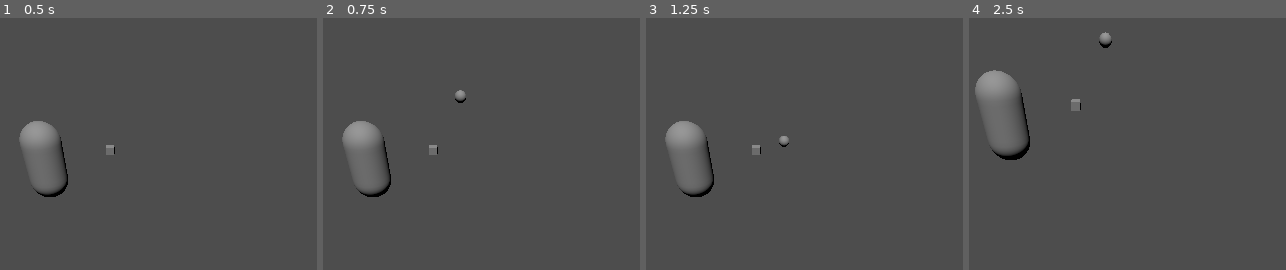
Above: before the commit, frames 1-4 (left to right).
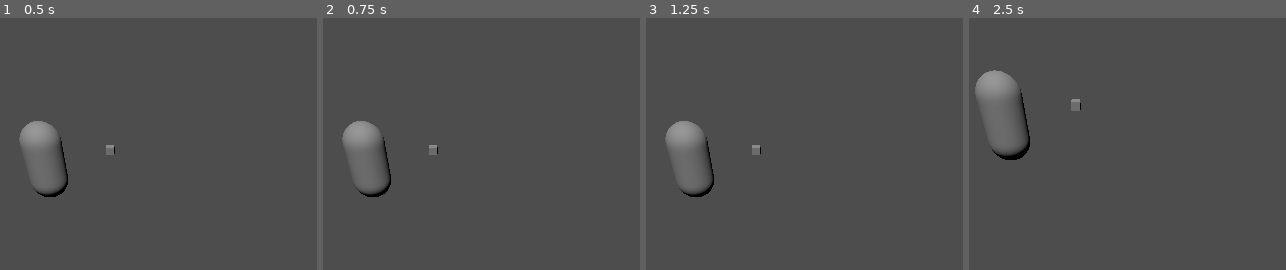
Above: after the commit, the same moments.

Repository: SaturnHafen/spleeef
Game: Godot game, scene res://scenes/level.tscn
The game is run twice, just before and just after one commit, with the same random seed, the same clock (stepped at 60 frames per second) and the same inputs.
Inputs:
- Up to frame 1 (0.5 s): no input
- Up to frame 2 (0.75 s): tap Enter at 0.5 s
- Up to frame 3 (1.25 s): no input
- Up to frame 4 (2.5 s): tap Space at 2 s

Frame 1 is identical in both runs. In frame 2, 0.1% of the frame differs, in the area x 41-46%, y 28-34%; in frame 3, less than 0.1%; in frame 4, 0.2%, in the area x 41-46%, y 5-12%.

Commit message:
granatenwerfer spawner

Diff:
--- a/scenes/Granate.tscn
+++ b/scenes/Granate.tscn
@@ -8,22 +8,20 @@
 
 [sub_resource type="SphereShape3D" id="SphereShape3D_jhfa2"]
 
-[node name="granate" type="Node3D"]
-
-[node name="RigidBody3D" type="RigidBody3D" parent="."]
+[node name="granate" type="RigidBody3D"]
 physics_material_override = SubResource("PhysicsMaterial_2gg4d")
 script = ExtResource("1_e25je")
 
-[node name="CollisionShape3D" type="CollisionShape3D" parent="RigidBody3D"]
+[node name="CollisionShape3D" type="CollisionShape3D" parent="."]
 transform = Transform3D(0.25, 0, 0, 0, 0.25, 0, 0, 0, 0.25, 0, 0, 0)
 shape = SubResource("SphereShape3D_jhfa2")
 
-[node name="CSGSphere3D" type="CSGSphere3D" parent="RigidBody3D"]
+[node name="CSGSphere3D" type="CSGSphere3D" parent="."]
 transform = Transform3D(0.25, 0, 0, 0, 0.25, 0, 0, 0, 0.25, 0, 0, 0)
 
-[node name="Timer" type="Timer" parent="RigidBody3D"]
+[node name="Timer" type="Timer" parent="."]
 wait_time = 5.0
 one_shot = true
 autostart = true
 
-[connection signal="timeout" from="RigidBody3D/Timer" to="RigidBody3D" method="on_timer_timeout"]
+[connection signal="timeout" from="Timer" to="." method="on_timer_timeout"]
--- a/scenes/item_spawner.tscn
+++ b/scenes/item_spawner.tscn
@@ -3,6 +3,21 @@
 [ext_resource type="Script" path="res://scripts/item_spawner.gd" id="1_5v503"]
 
 [sub_resource type="SphereShape3D" id="SphereShape3D_s2vr5"]
+
+[sub_resource type="Animation" id="Animation_q7p8m"]
+length = 0.001
+tracks/0/type = "value"
+tracks/0/imported = false
+tracks/0/enabled = true
+tracks/0/path = NodePath("Item:position")
+tracks/0/interp = 1
+tracks/0/loop_wrap = true
+tracks/0/keys = {
+"times": PackedFloat32Array(0),
+"transitions": PackedFloat32Array(1),
+"update": 0,
+"values": [Vector3(0, 0, 0)]
+}
 
 [sub_resource type="Animation" id="Animation_xlwcl"]
 resource_name = "idle"
@@ -19,21 +34,6 @@
 "transitions": PackedFloat32Array(1, 1, 1),
 "update": 0,
 "values": [Vector3(0, 0, 0), Vector3(0, 0.2, 0), Vector3(0, 0, 0)]
-}
-
-[sub_resource type="Animation" id="Animation_q7p8m"]
-length = 0.001
-tracks/0/type = "value"
-tracks/0/imported = false
-tracks/0/enabled = true
-tracks/0/path = NodePath("Item:position")
-tracks/0/interp = 1
-tracks/0/loop_wrap = true
-tracks/0/keys = {
-"times": PackedFloat32Array(0),
-"transitions": PackedFloat32Array(1),
-"update": 0,
-"values": [Vector3(0, 0, 0)]
 }
 
 [sub_resource type="AnimationLibrary" id="AnimationLibrary_5urbc"]
--- a/scenes/level.tscn
+++ b/scenes/level.tscn
@@ -2,8 +2,8 @@
 
 [ext_resource type="PackedScene" uid="uid://ds50rurer35xb" path="res://scenes/player.tscn" id="1_x5xcl"]
 [ext_resource type="PackedScene" uid="uid://c4yumdc3ig2i6" path="res://scenes/item_spawner.tscn" id="2_7j2rp"]
-[ext_resource type="PackedScene" uid="uid://bj46hnc15duu3" path="res://scenes/Granate.tscn" id="2_clwrk"]
-[ext_resource type="PackedScene" uid="uid://cxs07ihxx8pl5" path="res://scenes/item_laser_gun.tscn" id="3_v885p"]
+[ext_resource type="PackedScene" path="res://scenes/item_laser_gun.tscn" id="3_v885p"]
+[ext_resource type="PackedScene" uid="uid://cx85uvy6y4qwm" path="res://scenes/großkaliberwerfer.tscn" id="5_yiprw"]
 
 [sub_resource type="WorldBoundaryShape3D" id="WorldBoundaryShape3D_x8wva"]
 
@@ -27,5 +27,6 @@
 transform = Transform3D(1, 0, 0, 0, 1, 0, 0, 0, 1, 0.217092, 0.707905, -3.9059)
 spawnable_item = ExtResource("3_v885p")
 
-[node name="Granatenwerfer" parent="." instance=ExtResource("2_clwrk")]
-transform = Transform3D(1, 0, 0, 0, 1, 0, 0, 0, 1, -0.172082, 5.30207, -6.75851)
+[node name="ItemSpawner2" parent="." instance=ExtResource("2_7j2rp")]
+transform = Transform3D(1, 0, 0, 0, 1, 0, 0, 0, 1, 3.33749, 0, -5.57254)
+spawnable_item = ExtResource("5_yiprw")
--- a/scenes/projectile_laser.tscn
+++ b/scenes/projectile_laser.tscn
@@ -1,10 +1,25 @@
-[gd_scene load_steps=6 format=3 uid="uid://dh0i2l2q6r83p"]
+[gd_scene load_steps=6 format=3 uid="uid://wkaq30q0aylv"]
 
 [sub_resource type="CylinderShape3D" id="CylinderShape3D_57plm"]
 height = 50.0
 
 [sub_resource type="StandardMaterial3D" id="StandardMaterial3D_r136w"]
 albedo_color = Color(0.87451, 0.509804, 0.270588, 0.2)
+
+[sub_resource type="Animation" id="Animation_hy8i3"]
+length = 0.001
+tracks/0/type = "value"
+tracks/0/imported = false
+tracks/0/enabled = true
+tracks/0/path = NodePath("CSGCylinder3D:radius")
+tracks/0/interp = 1
+tracks/0/loop_wrap = true
+tracks/0/keys = {
+"times": PackedFloat32Array(0),
+"transitions": PackedFloat32Array(1),
+"update": 0,
+"values": [0.001]
+}
 
 [sub_resource type="Animation" id="Animation_ckna3"]
 resource_name = "shoot"
@@ -35,21 +50,6 @@
 }]
 }
 
-[sub_resource type="Animation" id="Animation_hy8i3"]
-length = 0.001
-tracks/0/type = "value"
-tracks/0/imported = false
-tracks/0/enabled = true
-tracks/0/path = NodePath("CSGCylinder3D:radius")
-tracks/0/interp = 1
-tracks/0/loop_wrap = true
-tracks/0/keys = {
-"times": PackedFloat32Array(0),
-"transitions": PackedFloat32Array(1),
-"update": 0,
-"values": [0.001]
-}
-
 [sub_resource type="AnimationLibrary" id="AnimationLibrary_adxg6"]
 _data = {
 "RESET": SubResource("Animation_hy8i3"),
--- a/scripts/großkaliberwerfer.gd
+++ b/scripts/großkaliberwerfer.gd
@@ -10,3 +10,7 @@
 func _process(delta):
 
 	pass
+
+
+func shoot():
+	pass
